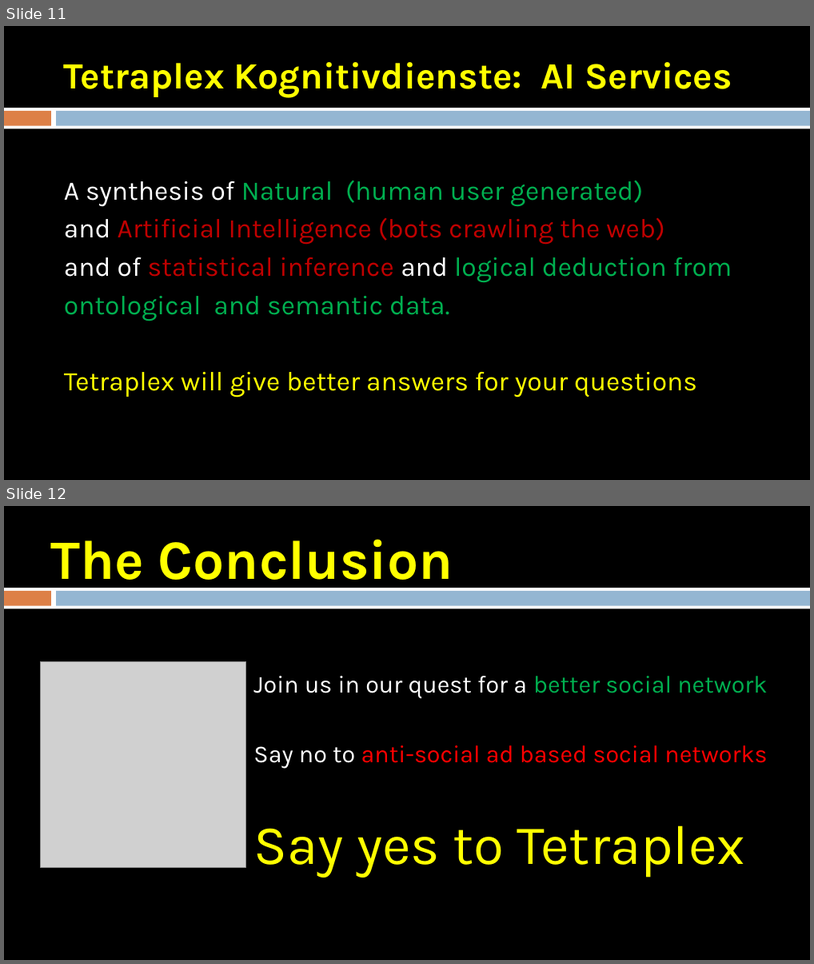
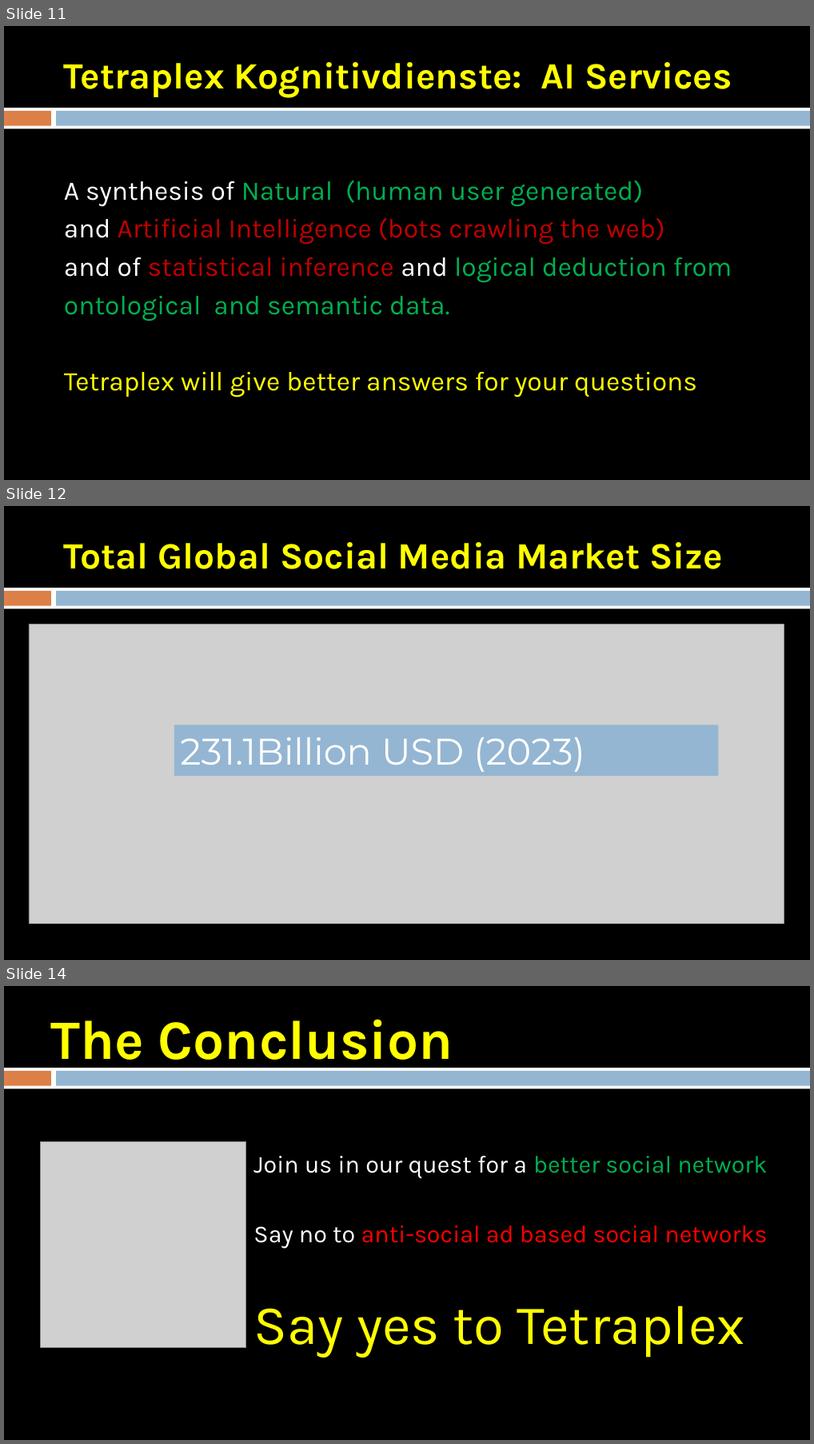
Before and after one commit to TetraPlex-org/central, a slide deck: Documentation/TetraPlex deck 0.54 - dark mode.pptx. Shown one above the other, each under a label of ours: slides 11 and 12 before the commit, slides 11, 12 and 14 after it; the slides between them are not shown. The pictures are 814x964 and 814x1444 pixels, drawn with LibreOffice and Linux fonts; fonts in the diff are those of the drawing; grey boxes stand for pictures. Boxes give left, top, right and bottom in pixels: in the first picture for what was removed or moved away, otherwise in the second. Text is boxed around its words. In the diff, an @@ line names an element or a change of style, - is before the commit and + after.

Commit message:
Add files via upload
add market size and unicorn page

```diff
--- a/Documentation/TetraPlex deck 0.54 - dark mode.pptx
+++ b/Documentation/TetraPlex deck 0.54 - dark mode.pptx
@@ slide 12 added at bbox=[4, 506, 810, 960], background #000000; not listed: 3 template elements that a slide beside it also shows @@
@@ title added at bbox=[64, 542, 723, 569], 44 pt, text #FFFF00, bold @@
+Total Global Social Media Market Size
@@ picture added at bbox=[29, 624, 784, 923] @@
@@ rectangle added at bbox=[174, 725, 719, 776], fill #94B6D2, 44 pt, text #FFFFFF @@
+231.1Billion USD (2023)
@@ what was slide 12 is now slide 14 @@
```
Also in this commit, not shown: 1 other slide added.
